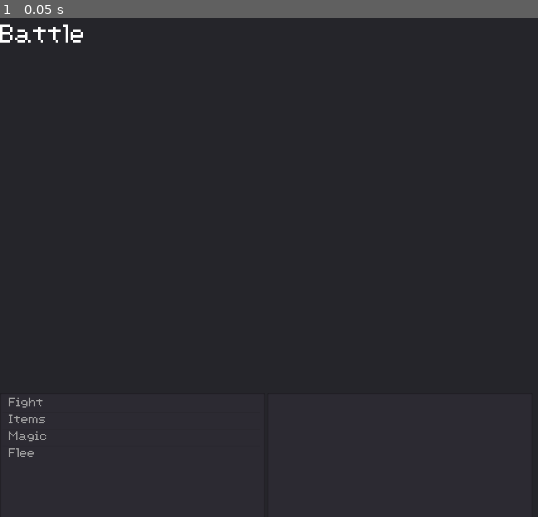
Above: before the commit, frame 1.
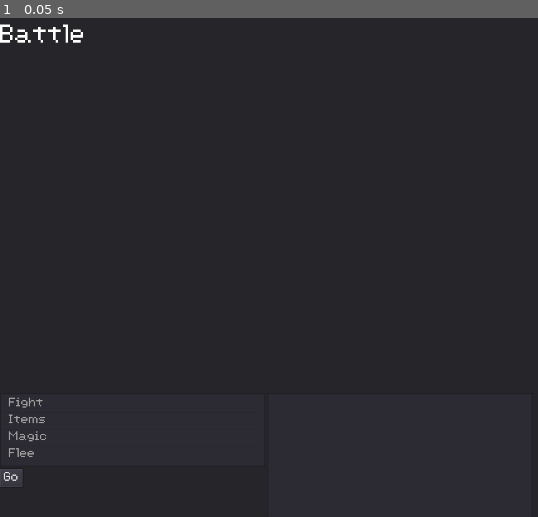
Above: after the commit, the same moment.

Repository: majormunky/MiniRPG
Game: Godot game, scene res://scenes/BattleScene.tscn
Same seed, same stepped clock (60 frames per second), same inputs: the game is played once before the commit and once after it. This scene is started directly instead of the project's main scene.
Inputs:
- Up to frame 1 (0.05 s): no input

The runs differ from the first frame. In frame 1, less than 0.1% of the frame differs, in the area x 0-5%, y 90-94%.
Error in both runs: Invalid get index 'extra' (on base: 'Nil'). (res://scenes/BattleScene.gd:34)

Commit message:
Adjusted layout of the battle scene to have a button that we can hit to select our action item

Diff:
--- a/scenes/BattleScene.gd
+++ b/scenes/BattleScene.gd
@@ -1,6 +1,6 @@
 extends Node2D
 
-onready var action_list = $Panel/MarginContainer/VBoxContainer/BattleInfo/CommandPanel/ActionList
+onready var action_list = $Panel/MarginContainer/VBoxContainer/BattleInfo/CommandPanel/VBoxContainer/ActionList
 onready var player_list = $Panel/MarginContainer/VBoxContainer/BattleInfo/PlayerListPanel/PlayerList
 onready var enemy_list = $Panel/MarginContainer/VBoxContainer/BattleInfo/EnemyList/VBoxContainer
 onready var right_arena = $Panel/MarginContainer/VBoxContainer/Arena/RightArena
@@ -38,7 +38,10 @@
 	var rng = RandomNumberGenerator.new()
 
 	var test_monster = monster_list[0]
-	var monster_count = rng.randi_range(test_monster["spawn_count"]["min"], test_monster["spawn_count"]["max"])
+	var monster_count = rng.randi_range(
+		test_monster["spawn_count"]["min"],
+		test_monster["spawn_count"]["max"]
+	)
 	for i in range(monster_count):
 		var new_slime = Slime.instance()
 		monsters.append(new_slime)
--- a/scenes/BattleScene.tscn
+++ b/scenes/BattleScene.tscn
@@ -100,12 +100,30 @@
 margin_bottom = 200.0
 size_flags_horizontal = 3
 
-[node name="ActionList" type="ItemList" parent="Panel/MarginContainer/VBoxContainer/BattleInfo/CommandPanel"]
+[node name="VBoxContainer" type="VBoxContainer" parent="Panel/MarginContainer/VBoxContainer/BattleInfo/CommandPanel"]
 anchor_right = 1.0
 anchor_bottom = 1.0
 __meta__ = {
 "_edit_use_anchors_": false
 }
+
+[node name="ActionList" type="ItemList" parent="Panel/MarginContainer/VBoxContainer/BattleInfo/CommandPanel/VBoxContainer"]
+margin_right = 424.0
+margin_bottom = 9.0
+auto_height = true
+__meta__ = {
+"_edit_use_anchors_": false
+}
+
+[node name="HBoxContainer" type="HBoxContainer" parent="Panel/MarginContainer/VBoxContainer/BattleInfo/CommandPanel/VBoxContainer"]
+margin_top = 13.0
+margin_right = 424.0
+margin_bottom = 42.0
+
+[node name="Button" type="Button" parent="Panel/MarginContainer/VBoxContainer/BattleInfo/CommandPanel/VBoxContainer/HBoxContainer"]
+margin_right = 36.0
+margin_bottom = 29.0
+text = "Go"
 
 [node name="PlayerListPanel" type="Panel" parent="Panel/MarginContainer/VBoxContainer/BattleInfo"]
 margin_left = 428.0
